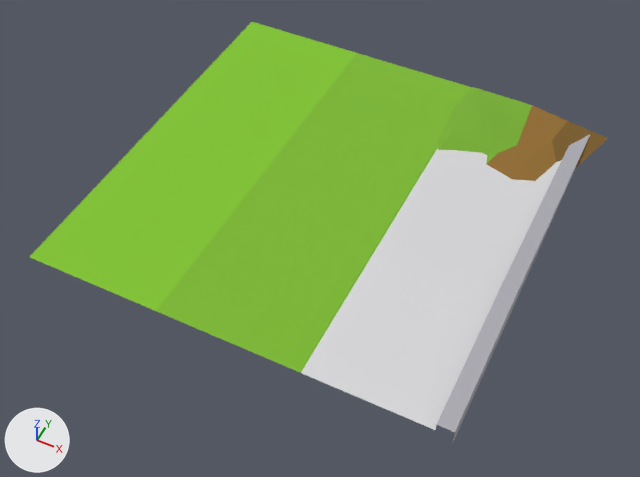
One commit to the FBX model Assets/Meshes/Environment/Landscape/sidewalk_forest_crossing.fbx: the scene before it, then after it.
Rendered twice from a camera (50 mm lens) standing at (6.48, -13.57, 15.18) and looking at (0.14, -0.89, -0.66). Arrows for +X, +Y and +Z are at lower left; the lights stay in place. Where no turn or scale is listed for an object, it has been applied to the vertices.

The first picture shows 'sidewalk_ forest_crossing'.
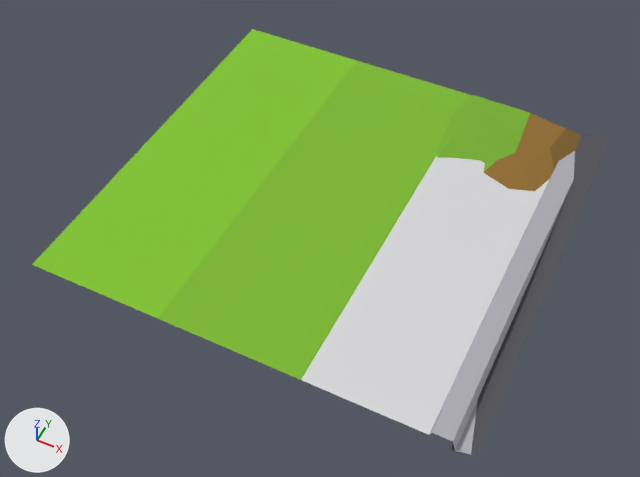
Boxes [x1, y1, x2, y2] around the edits, measured in the pictures (640 x 477 px; the box of a moved part takes in the faces that stretch with it):
'sidewalk_ forest_crossing', reshaped: before [30, 22, 608, 444]; after [32, 29, 611, 455]
part 1 of me_plane_091, moved or reshaped: before [437, 87, 608, 181]; after [436, 95, 581, 191]
part 2 of me_plane_091, rebuilt: before [30, 22, 590, 444]; after [32, 29, 575, 455]
part 3 of me_plane_091, added: after [451, 135, 611, 455]

The change in detail:
Material 'road' (mat_road) is new.
Its base color is (0.0742, 0.0742, 0.0865) (dark grey #4d4d53).
me_plane_091 is used by ob_sidewalk__forest_crossing; location (0.0, 0.0, 0.0).
Verts and faces of me_plane_091; kept vertices keep their numbers, new ones are numbered from 34.
me_plane_091 had 34 vertices, 39 faces and spanned x -5.0..5.45, y -5.0..5.0, z -0.06..0.47.
me_plane_091 now has 41 vertices, 48 faces and spans x -5.0..5.5, y -5.0..5.0, z -0.46..0.13.
me_plane_091 part 1: the loose piece of 19 vertices spanning x 1.33..5.45, y 1.19..5.0, z -0.06..0.34 is moved by (0.0, 0.0, -0.26).
me_plane_091 part 2: the loose piece of 15 vertices spanning x -5.0..5.0, y -5.0..5.0, z 0.0..0.47 is rebuilt with 17 vertices and now spans x -5.0..5.46, y -5.0..5.0, z -0.26..0.13.
Part 3, on me_plane_091:
New vertex 34 is at (5.5, 5.0, 0.0), pixel (611, 137).
New vertex 35 is at (5.5, -5.0, 0.0), pixel (477, 455).
New vertex 36 is at (3.94, 5.0, -0.46).
New vertex 37 is at (5.0, -5.0, -0.26), pixel (450, 451).
New vertex 38 is at (4.65, -1.71, -0.32).
New faces: (34, 38, 35), (34, 36, 38), (35, 38, 37) (mat_road (dark grey #4d4d53)).
me_plane_091 now uses material mat_road (dark grey #4d4d53).
